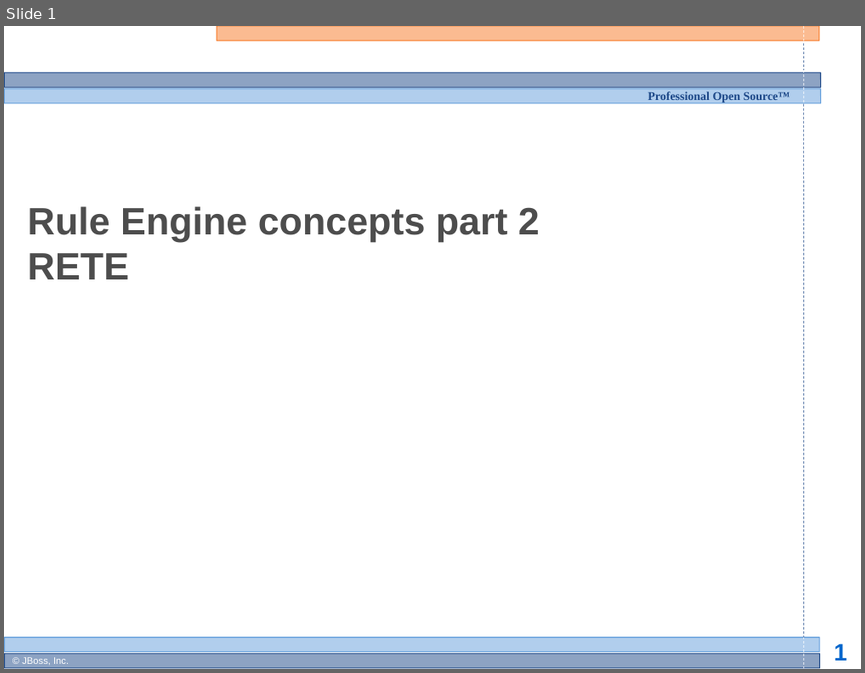
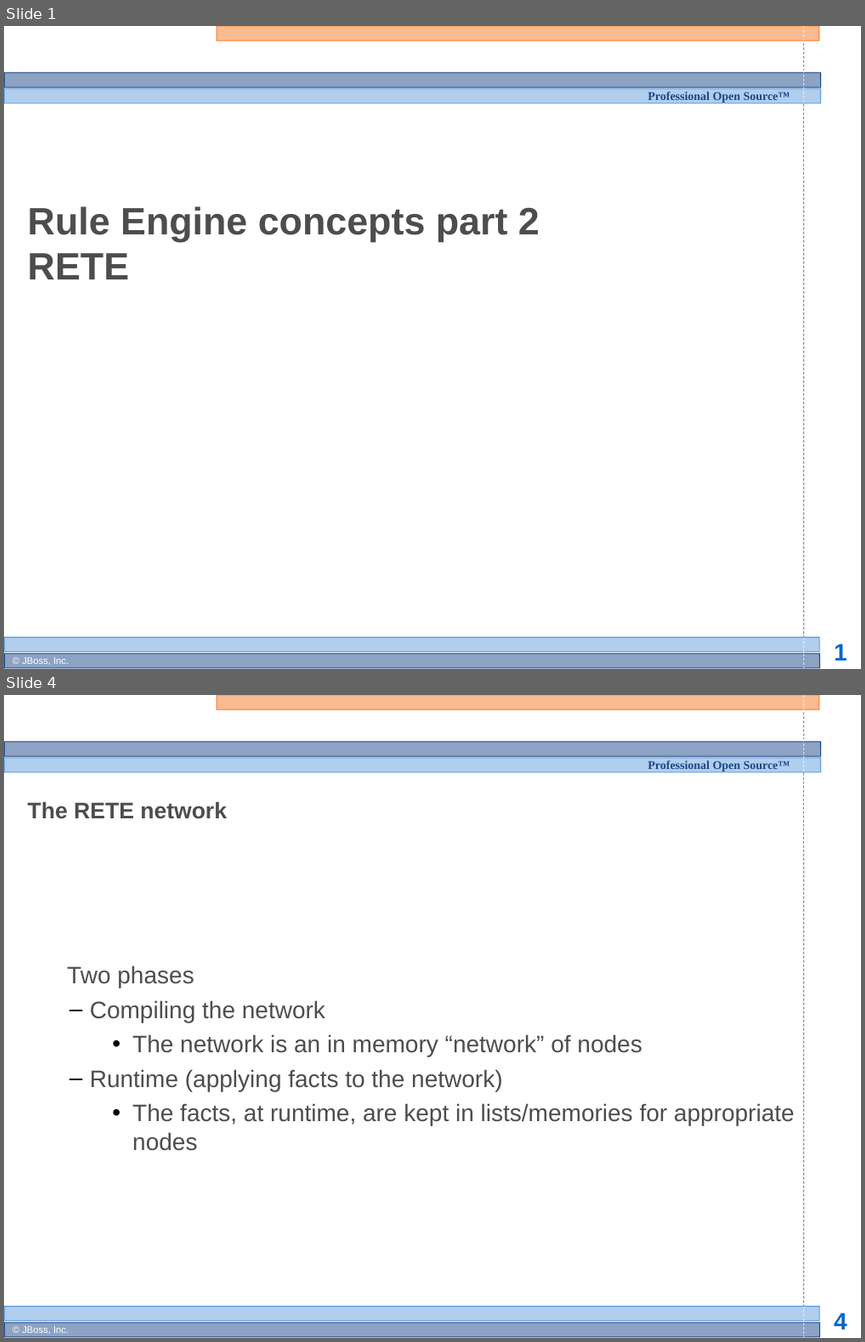
Before and after one commit to bobmcwhirter/drools, a slide deck: documentation/training/developers-course/Module 4 - Rule Engine Concepts 2.odp. Shown one above the other, each under a label of ours: slide 1 before the commit, slides 1 and 4 after it; the slides between them are not shown. The pictures are 865x673 and 865x1342 pixels, drawn with LibreOffice and Linux fonts; fonts in the diff are those of the drawing; background and template pictures are left out. Boxes give left, top, right and bottom in pixels: in the first picture for what was removed or moved away, otherwise in the second. Text is boxed around its words. In the diff, an @@ line names an element or a change of style, - is before the commit and + after.

```diff
--- a/documentation/training/developers-course/Module 4 - Rule Engine Concepts 2.odp
+++ b/documentation/training/developers-course/Module 4 - Rule Engine Concepts 2.odp
@@ slide 4 added at box(4, 695, 861, 1338), background #FFFFFF; not listed: 13 template elements that a slide beside it also shows @@
@@ title added at box(28, 801, 227, 819), 19 pt, text #4D4D4D, bold @@
+The RETE network
@@ subtitle added at box(67, 965, 794, 1151), 20 pt, text #4D4D4D @@
+  Two phases
+  – Compiling the network
+    • The network is an in memory “network” of nodes
+  – Runtime (applying facts to the network)
+    • The facts, at runtime, are kept in lists/memories for appropriate nodes
```
Also in this commit, not shown: 3 other slides added, 1 slide removed.
